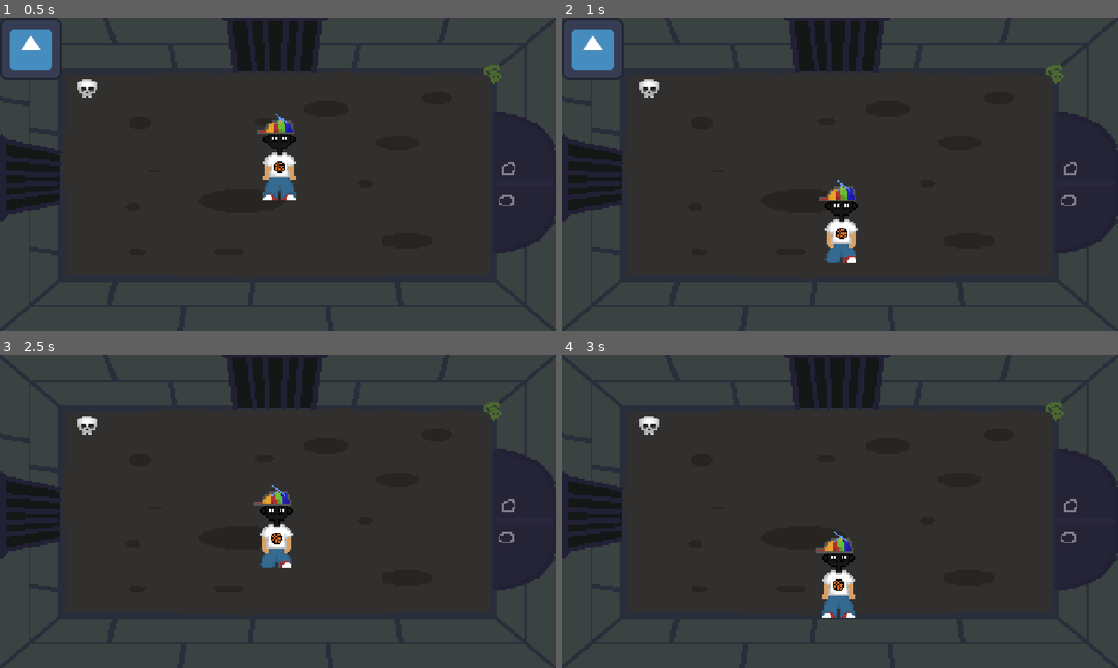
Above: before the commit, frames 1-4 (two rows, left to right).
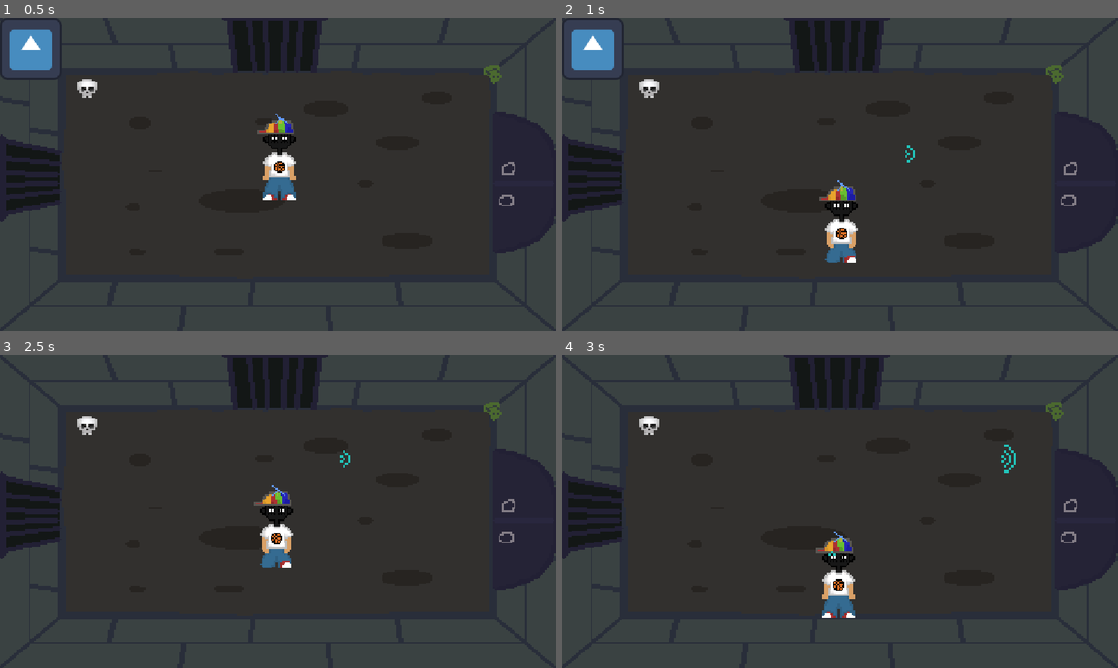
Above: after the commit, the same moments.

Repository: Skeleblob/BraveMathie
Game: Godot game, scene res://SpriteSheets/game/main.tscn
Same seed, same stepped clock (60 frames per second), same inputs: the game is played once before the commit and once after it. The engine's default icon, where the game draws it, is replaced by a stand-in: a white triangle on a blue panel in a dark square.
Inputs:
- Up to frame 1 (0.5 s): no input
- Up to frame 2 (1 s): tap Enter at 0.5 s; hold Right (shoot_right, bound only after the commit) from 0.53 s (still down); hold S (walk_front) from 0.53 s (still down)
- Up to frame 3 (2.5 s): release Right (shoot_right, bound only after the commit) at 1.28 s; release S (walk_front) at 1.28 s; hold Down (shoot_down, bound only after the commit) 1.28-2.03 s; tap S (walk_front) at 1.35 s; tap Space at 2 s; hold Right (shoot_right, bound only after the commit) from 2.03 s (still down); hold S (walk_front) from 2.03 s (still down)
- Up to frame 4 (3 s): release Right (shoot_right, bound only after the commit) at 2.78 s; release S (walk_front) at 2.78 s; hold Up (shoot_up, bound only after the commit) from 2.78 s (still down); tap S (walk_front) at 2.85 s

Frame 1 is identical in both runs. In frame 2, less than 0.1% of the frame differs, in the area x 61-64%, y 40-47%; in frame 3, less than 0.1%; in frame 4, less than 0.1%, in the area x 47-82%, y 28-65%.

Commit message:
player attack
made the player attack

Diff:
--- a/brave-mathie/Scripts/attacks/attack.gd
+++ b/brave-mathie/Scripts/attacks/attack.gd
@@ -1,11 +1,19 @@
-extends Node
+class_name Attack
+extends Area2D
 
+@export var speed: float = 400.0
+@export var hit_damage: float = 10.0
+var direction: Vector2 = Vector2.ZERO
 
-# Called when the node enters the scene tree for the first time.
 func _ready() -> void:
-	pass # Replace with function body.
+	body_entered.connect(_on_body_entered)
 
+func _physics_process(delta: float) -> void:
+	global_position += direction * speed * delta
 
-# Called every frame. 'delta' is the elapsed time since the previous frame.
-func _process(delta: float) -> void:
-	pass
+func _on_body_entered (body: Node2D) -> void:
+	if body.is_in_group("Player"):
+		return
+	if body.has_method("take_damage"):
+		body.take_damage(hit_damage)
+	queue_free()
--- /dev/null
+++ b/brave-mathie/Scripts/attacks/attack.tscn
@@ -0,0 +1,3 @@
+[gd_scene format=3 uid="uid://r0q5iasq408y"]
+
+[node name="Attack" type="Node2D" unique_id=1623497991]
--- a/brave-mathie/SpriteSheets/game/player.gd
+++ b/brave-mathie/SpriteSheets/game/player.gd
@@ -1,7 +1,10 @@
 class_name Player
 extends CharacterBody2D
 
+const PLAYER_ATTACK = preload("res://SpriteSheets/game/player_attack.tscn")
 var animSprite : AnimatedSprite2D
+var can_shoot = true
+var attack_cooldown = 0.5
 
 func _ready() -> void:
 	animSprite = $AnimatedSprite2D
@@ -39,3 +42,27 @@
 	velocity = velocity.normalized()
 	velocity *= 175 * scale.x
 	move_and_slide()
+
+	if Input.is_action_just_pressed("shoot_up") or Input.is_action_just_pressed("shoot_down") or Input.is_action_just_pressed("shoot_left") or Input.is_action_just_pressed("shoot_right"):
+		shoot()
+
+func shoot():
+	if not can_shoot:
+		return
+	var direction = Input.get_vector(
+		"shoot_left",
+		"shoot_right",
+		"shoot_up",
+		"shoot_down"
+	)
+	if direction == Vector2.ZERO:
+		return
+	can_shoot = false
+	var attack = PLAYER_ATTACK.instantiate()
+	attack.direction = direction.normalized()
+	attack.global_position = global_position
+	attack.rotation = direction.angle() + deg_to_rad(180)
+
+	get_tree().current_scene.add_child(attack)
+	await get_tree().create_timer(attack_cooldown).timeout
+	can_shoot = true
--- /dev/null
+++ b/brave-mathie/SpriteSheets/game/player_attack.gd
@@ -0,0 +1,4 @@
+extends Attack
+
+func _ready() -> void:
+	super._ready()
--- /dev/null
+++ b/brave-mathie/SpriteSheets/game/player_attack.tscn
@@ -0,0 +1,234 @@
+[gd_scene format=3 uid="uid://qsgpoabmvmab"]
+
+[ext_resource type="Script" uid="uid://co1mh6awd4kjn" path="res://Scripts/attacks/attack.gd" id="1_pag5s"]
+[ext_resource type="Texture2D" uid="uid://cmxbkivga2lu1" path="res://SpriteSheets/attacksprites/Playerattackv2.png" id="2_pag5s"]
+
+[sub_resource type="RectangleShape2D" id="RectangleShape2D_71ke2"]
+size = Vector2(39, 58)
+
+[sub_resource type="AtlasTexture" id="AtlasTexture_7ovgu"]
+atlas = ExtResource("2_pag5s")
+region = Rect2(0, 0, 19, 11)
+
+[sub_resource type="AtlasTexture" id="AtlasTexture_42wkn"]
+atlas = ExtResource("2_pag5s")
+region = Rect2(19, 0, 19, 11)
+
+[sub_resource type="AtlasTexture" id="AtlasTexture_u4ud5"]
+atlas = ExtResource("2_pag5s")
+region = Rect2(38, 0, 19, 11)
+
+[sub_resource type="AtlasTexture" id="AtlasTexture_eo0bl"]
+atlas = ExtResource("2_pag5s")
+region = Rect2(0, 0, 19, 11)
+
+[sub_resource type="AtlasTexture" id="AtlasTexture_yj606"]
+atlas = ExtResource("2_pag5s")
+region = Rect2(19, 0, 19, 11)
+
+[sub_resource type="AtlasTexture" id="AtlasTexture_4332e"]
+atlas = ExtResource("2_pag5s")
+region = Rect2(38, 0, 19, 11)
+
+[sub_resource type="AtlasTexture" id="AtlasTexture_jwyut"]
+atlas = ExtResource("2_pag5s")
+region = Rect2(0, 0, 19, 11)
+
+[sub_resource type="AtlasTexture" id="AtlasTexture_crp7u"]
+atlas = ExtResource("2_pag5s")
+region = Rect2(19, 0, 19, 11)
+
+[sub_resource type="AtlasTexture" id="AtlasTexture_gkl8h"]
+atlas = ExtResource("2_pag5s")
+region = Rect2(38, 0, 19, 11)
+
+[sub_resource type="AtlasTexture" id="AtlasTexture_4hm6d"]
+atlas = ExtResource("2_pag5s")
+region = Rect2(0, 0, 19, 11)
+
+[sub_resource type="AtlasTexture" id="AtlasTexture_iiiah"]
+atlas = ExtResource("2_pag5s")
+region = Rect2(19, 0, 19, 11)
+
+[sub_resource type="AtlasTexture" id="AtlasTexture_q0wb5"]
+atlas = ExtResource("2_pag5s")
+region = Rect2(38, 0, 19, 11)
+
+[sub_resource type="AtlasTexture" id="AtlasTexture_b4sym"]
+atlas = ExtResource("2_pag5s")
+region = Rect2(0, 0, 19, 11)
+
+[sub_resource type="AtlasTexture" id="AtlasTexture_va1us"]
+atlas = ExtResource("2_pag5s")
+region = Rect2(19, 0, 19, 11)
+
+[sub_resource type="AtlasTexture" id="AtlasTexture_80cx1"]
+atlas = ExtResource("2_pag5s")
+region = Rect2(38, 0, 19, 11)
+
+[sub_resource type="AtlasTexture" id="AtlasTexture_wmnrp"]
+atlas = ExtResource("2_pag5s")
+region = Rect2(0, 0, 19, 11)
+
+[sub_resource type="AtlasTexture" id="AtlasTexture_rdvpy"]
+atlas = ExtResource("2_pag5s")
+region = Rect2(19, 0, 19, 11)
+
+[sub_resource type="AtlasTexture" id="AtlasTexture_wi5uv"]
+atlas = ExtResource("2_pag5s")
+region = Rect2(38, 0, 19, 11)
+
+[sub_resource type="AtlasTexture" id="AtlasTexture_a2gtp"]
+atlas = ExtResource("2_pag5s")
+region = Rect2(0, 0, 19, 11)
+
+[sub_resource type="AtlasTexture" id="AtlasTexture_kbm3t"]
+atlas = ExtResource("2_pag5s")
+region = Rect2(19, 0, 19, 11)
+
+[sub_resource type="AtlasTexture" id="AtlasTexture_fs5ue"]
+atlas = ExtResource("2_pag5s")
+region = Rect2(38, 0, 19, 11)
+
+[sub_resource type="AtlasTexture" id="AtlasTexture_38ooh"]
+atlas = ExtResource("2_pag5s")
+region = Rect2(0, 0, 19, 11)
+
+[sub_resource type="AtlasTexture" id="AtlasTexture_fb84g"]
+atlas = ExtResource("2_pag5s")
+region = Rect2(19, 0, 19, 11)
+
+[sub_resource type="AtlasTexture" id="AtlasTexture_bxdh7"]
+atlas = ExtResource("2_pag5s")
+region = Rect2(38, 0, 19, 11)
+
+[sub_resource type="SpriteFrames" id="SpriteFrames_lg3vi"]
+animations = [{
+"frames": [{
+"duration": 1.0,
+"texture": SubResource("AtlasTexture_7ovgu")
+}, {
+"duration": 1.0,
+"texture": SubResource("AtlasTexture_42wkn")
+}, {
+"duration": 1.0,
+"texture": SubResource("AtlasTexture_u4ud5")
+}],
+"loop": 1,
+"name": &"down",
+"speed": 5.0
+}, {
+"frames": [{
+"duration": 1.0,
+"texture": SubResource("AtlasTexture_eo0bl")
+}, {
+"duration": 1.0,
+"texture": SubResource("AtlasTexture_yj606")
+}, {
+"duration": 1.0,
+"texture": SubResource("AtlasTexture_4332e")
+}],
+"loop": 1,
+"name": &"down_left",
+"speed": 5.0
+}, {
+"frames": [{
+"duration": 1.0,
+"texture": SubResource("AtlasTexture_jwyut")
+}, {
+"duration": 1.0,
+"texture": SubResource("AtlasTexture_crp7u")
+}, {
+"duration": 1.0,
+"texture": SubResource("AtlasTexture_gkl8h")
+}],
+"loop": 1,
+"name": &"down_right",
+"speed": 5.0
+}, {
+"frames": [{
+"duration": 1.0,
+"texture": SubResource("AtlasTexture_4hm6d")
+}, {
+"duration": 1.0,
+"texture": SubResource("AtlasTexture_iiiah")
+}, {
+"duration": 1.0,
+"texture": SubResource("AtlasTexture_q0wb5")
+}],
+"loop": 0,
+"name": &"left",
+"speed": 5.0
+}, {
+"frames": [{
+"duration": 1.0,
+"texture": SubResource("AtlasTexture_b4sym")
+}, {
+"duration": 1.0,
+"texture": SubResource("AtlasTexture_va1us")
+}, {
+"duration": 1.0,
+"texture": SubResource("AtlasTexture_80cx1")
+}],
+"loop": 1,
+"name": &"right",
+"speed": 5.0
+}, {
+"frames": [{
+"duration": 1.0,
+"texture": SubResource("AtlasTexture_wmnrp")
+}, {
+"duration": 1.0,
+"texture": SubResource("AtlasTexture_rdvpy")
+}, {
+"duration": 1.0,
+"texture": SubResource("AtlasTexture_wi5uv")
+}],
+"loop": 1,
+"name": &"up",
+"speed": 5.0
+}, {
+"frames": [{
+"duration": 1.0,
+"texture": SubResource("AtlasTexture_a2gtp")
+}, {
+"duration": 1.0,
+"texture": SubResource("AtlasTexture_kbm3t")
+}, {
+"duration": 1.0,
+"texture": SubResource("AtlasTexture_fs5ue")
+}],
+"loop": 1,
+"name": &"up_left",
+"speed": 5.0
+}, {
+"frames": [{
+"duration": 1.0,
+"texture": SubResource("AtlasTexture_38ooh")
+}, {
+"duration": 1.0,
+"texture": SubResource("AtlasTexture_fb84g")
+}, {
+"duration": 1.0,
+"texture": SubResource("AtlasTexture_bxdh7")
+}],
+"loop": 1,
+"name": &"up_right",
+"speed": 5.0
+}]
+
+[node name="PlayerAttack" type="Area2D" unique_id=1020636906]
+script = ExtResource("1_pag5s")
+
+[node name="CollisionShape2D" type="CollisionShape2D" parent="." unique_id=1384120078]
+position = Vector2(21, 11)
+shape = SubResource("RectangleShape2D_71ke2")
+
+[node name="AnimatedSprite2D" type="AnimatedSprite2D" parent="." unique_id=1204287772]
+texture_filter = 1
+position = Vector2(-0.8689855, 10.625)
+scale = Vector2(5.3095274, 5.306)
+sprite_frames = SubResource("SpriteFrames_lg3vi")
+animation = &"up_right"
+autoplay = "left"
+speed_scale = 0.5
--- a/brave-mathie/project.godot
+++ b/brave-mathie/project.godot
@@ -51,6 +51,26 @@
 "events": [Object(InputEventKey,"resource_local_to_scene":false,"resource_name":"","device":-1,"window_id":0,"alt_press …(192 unchanged characters)…
 ]
 }
+shoot_left={
+"deadzone": 0.2,
+"events": [Object(InputEventKey,"resource_local_to_scene":false,"resource_name":"","device":16,"window_id":0,"alt_pressed":false,"shift_pressed":false,"ctrl_pressed":false,"meta_pressed":false,"pressed":false,"keycode":0,"physical_keycode":4194319,"key_label":0,"unicode":0,"location":0,"echo":false,"script":null)
+]
+}
+shoot_right={
+"deadzone": 0.2,
+"events": [Object(InputEventKey,"resource_local_to_scene":false,"resource_name":"","device":16,"window_id":0,"alt_pressed":false,"shift_pressed":false,"ctrl_pressed":false,"meta_pressed":false,"pressed":false,"keycode":0,"physical_keycode":4194321,"key_label":0,"unicode":0,"location":0,"echo":false,"script":null)
+]
+}
+shoot_up={
+"deadzone": 0.2,
+"events": [Object(InputEventKey,"resource_local_to_scene":false,"resource_name":"","device":16,"window_id":0,"alt_pressed":false,"shift_pressed":false,"ctrl_pressed":false,"meta_pressed":false,"pressed":false,"keycode":0,"physical_keycode":4194320,"key_label":0,"unicode":0,"location":0,"echo":false,"script":null)
+]
+}
+shoot_down={
+"deadzone": 0.2,
+"events": [Object(InputEventKey,"resource_local_to_scene":false,"resource_name":"","device":16,"window_id":0,"alt_pressed":false,"shift_pressed":false,"ctrl_pressed":false,"meta_pressed":false,"pressed":false,"keycode":0,"physical_keycode":4194322,"key_label":0,"unicode":0,"location":0,"echo":false,"script":null)
+]
+}
 
 [physics]
 
Binary file added: brave-mathie/SpriteSheets/attacksprites/Playerattack.png
Not shown, added: brave-mathie/SpriteSheets/attacksprites/Playerattack.png.import
Binary file added: brave-mathie/SpriteSheets/attacksprites/Playerattackv2.png
Not shown, added: brave-mathie/SpriteSheets/attacksprites/Playerattackv2.png.import
Not shown, added: brave-mathie/SpriteSheets/game/player_attack.gd.uid
